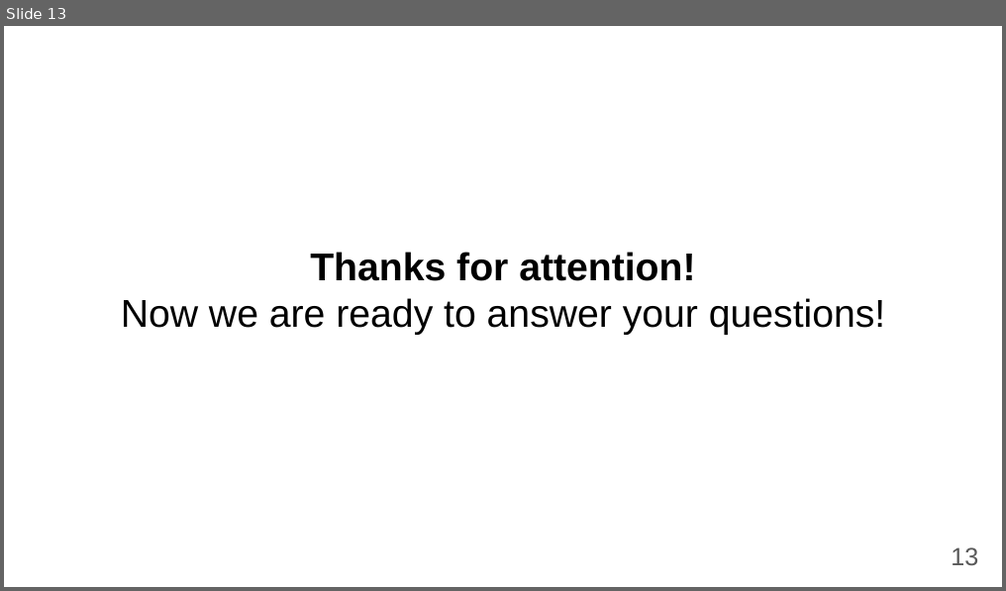
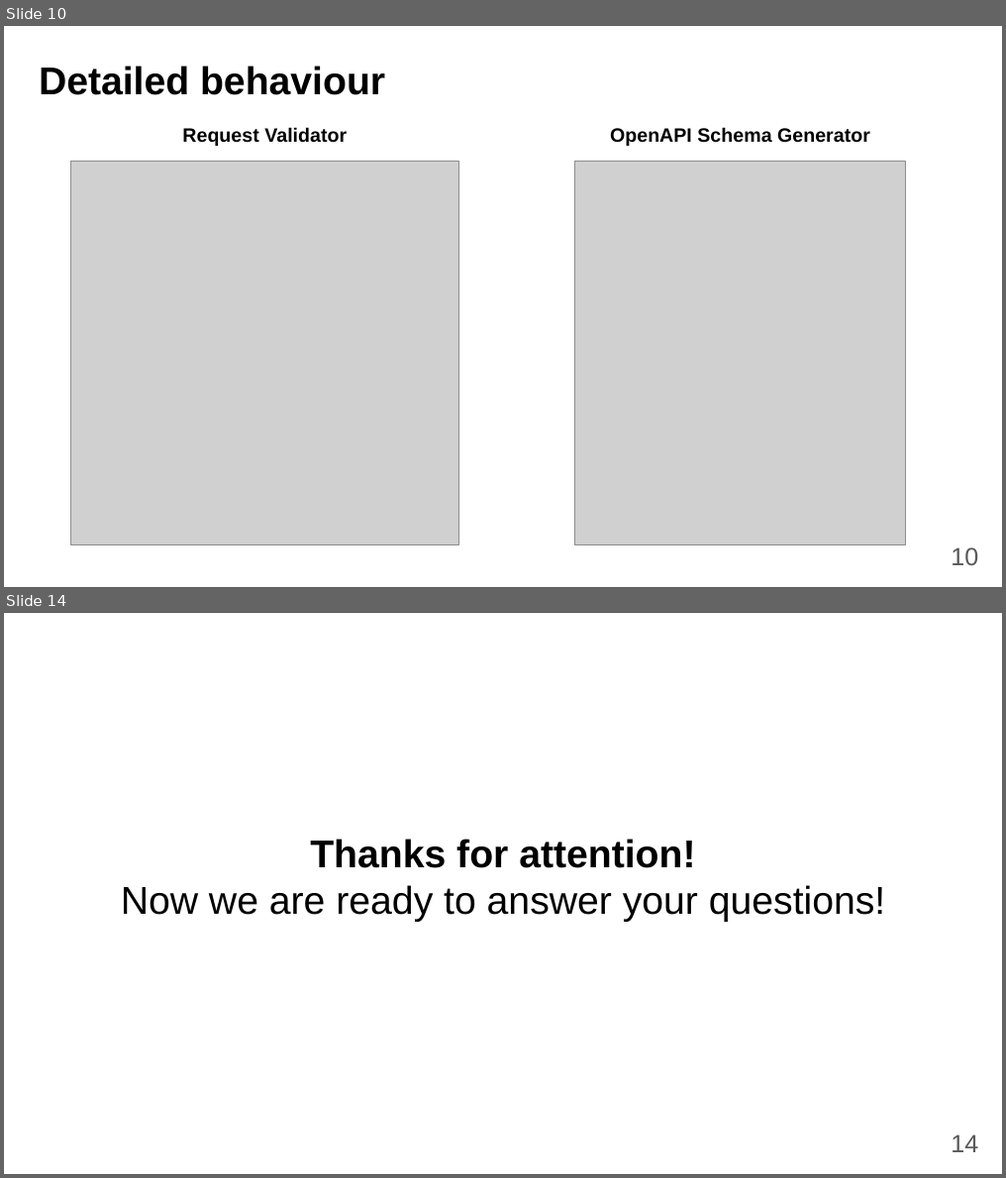
Before and after one commit to fanglores/Advanced-Software-Design, a slide deck: PracticeTasks/Final_Task/K8C_FinalTask1_(Task8).pptx. Shown one above the other, each under a label of ours: slide 13 before the commit, slides 10 and 14 after it; the slides between them are not shown. The pictures are 1006x591 and 1006x1178 pixels, drawn with LibreOffice and Linux fonts; fonts in the diff are those of the drawing; grey boxes stand for pictures. Boxes give left, top, right and bottom in pixels: in the first picture for what was removed or moved away, otherwise in the second. Text is boxed around its words. In the diff, an @@ line names an element or a change of style, - is before the commit and + after.

```diff
--- a/PracticeTasks/Final_Task/K8C_FinalTask1_(Task8).pptx
+++ b/PracticeTasks/Final_Task/K8C_FinalTask1_(Task8).pptx
@@ slide 10 added at bbox=[4, 26, 1002, 587], background #FFFFFF @@
@@ title added at bbox=[39, 66, 385, 95], 28 pt, text #000000, bold @@
+Detailed behaviour
@@ text added at bbox=[182, 127, 347, 146], 14 pt, text #000000, bold @@
+Request Validator
@@ text added at bbox=[610, 127, 870, 146], 14 pt, text #000000, bold @@
+OpenAPI Schema Generator
@@ picture added at bbox=[71, 161, 459, 545] @@
@@ picture added at bbox=[575, 161, 905, 545] @@
@@ page number added at bbox=[950, 548, 978, 566], 18 pt, text #595959 @@
+10
@@ what was slide 13 is now slide 14 @@
@@ page number at bbox=[950, 1135, 978, 1153]: text changed @@
-13
+14
```
Also in this commit, not shown: 5 slides changed, 3 other slides added, 2 slides removed, 1 other file.
